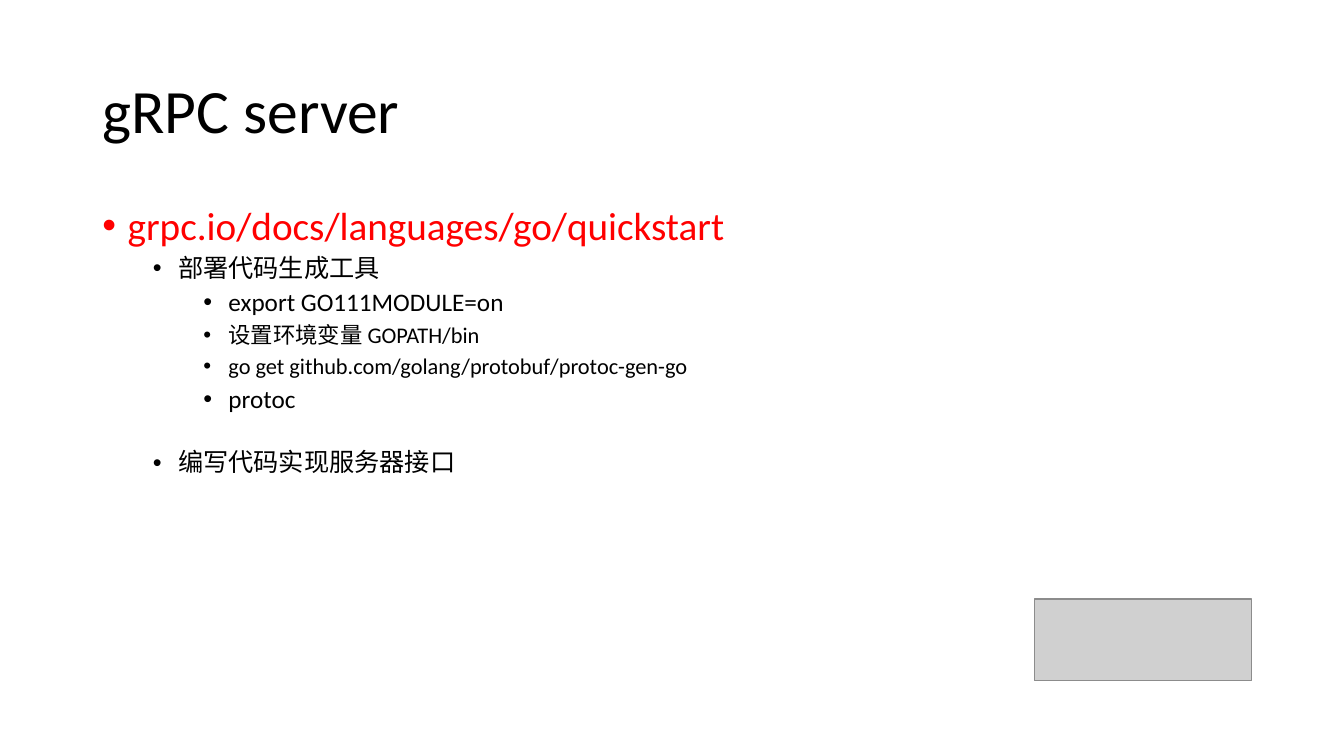
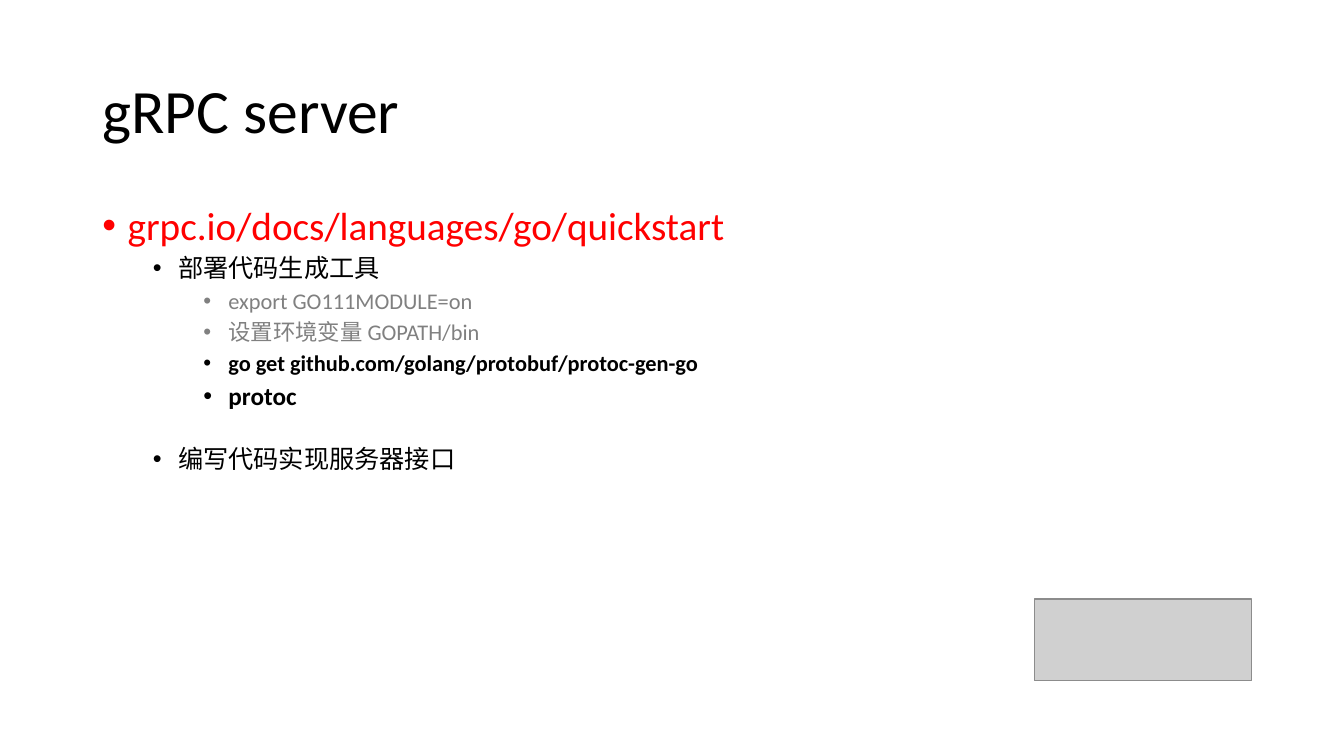
Before and after one commit to llaoj/my-share, a slide deck: slide 11 of grpc/index.pptx (slide 10 before the commit). Drawn at 1344x756 pixels with LibreOffice and Linux fonts; fonts in the diff are those of the drawing; grey boxes stand for pictures. Boxes give left, top, right and bottom in pixels: in the first picture for what was removed or moved away, otherwise in the second. Text is boxed around its words. In the diff, an @@ line names an element or a change of style, - is before the commit and + after.

```diff
--- a/grpc/index.pptx
+++ b/grpc/index.pptx
@@ text at <box>228,294,698,409</box>: size 18 to 16 pt in "export GO111MODULE=on"; text colour #000000 to #808080 in "export GO111MODULE=on", "设置环境变量 GOPATH/bin"; bold on in "go get github.com/golang/protobuf/protoc-gen-go", "protoc" @@
```
Also in this commit, not shown: 2 other slides changed, 2 slides added.
